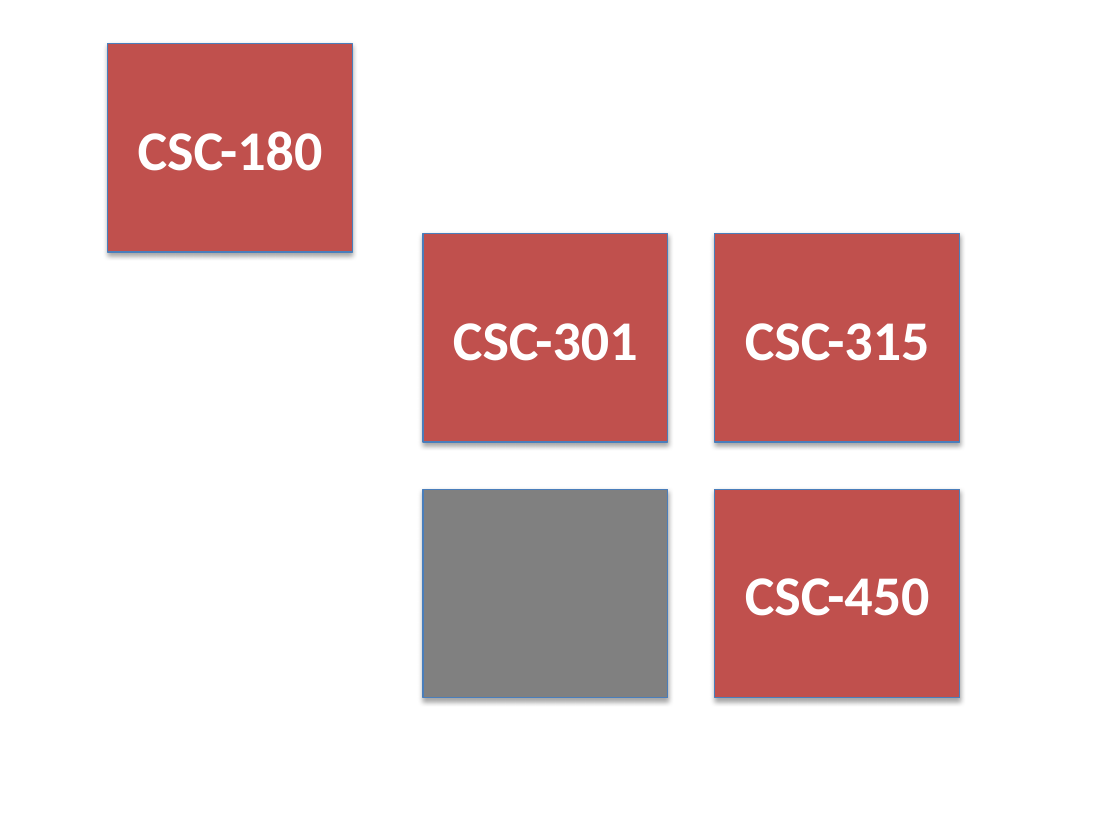
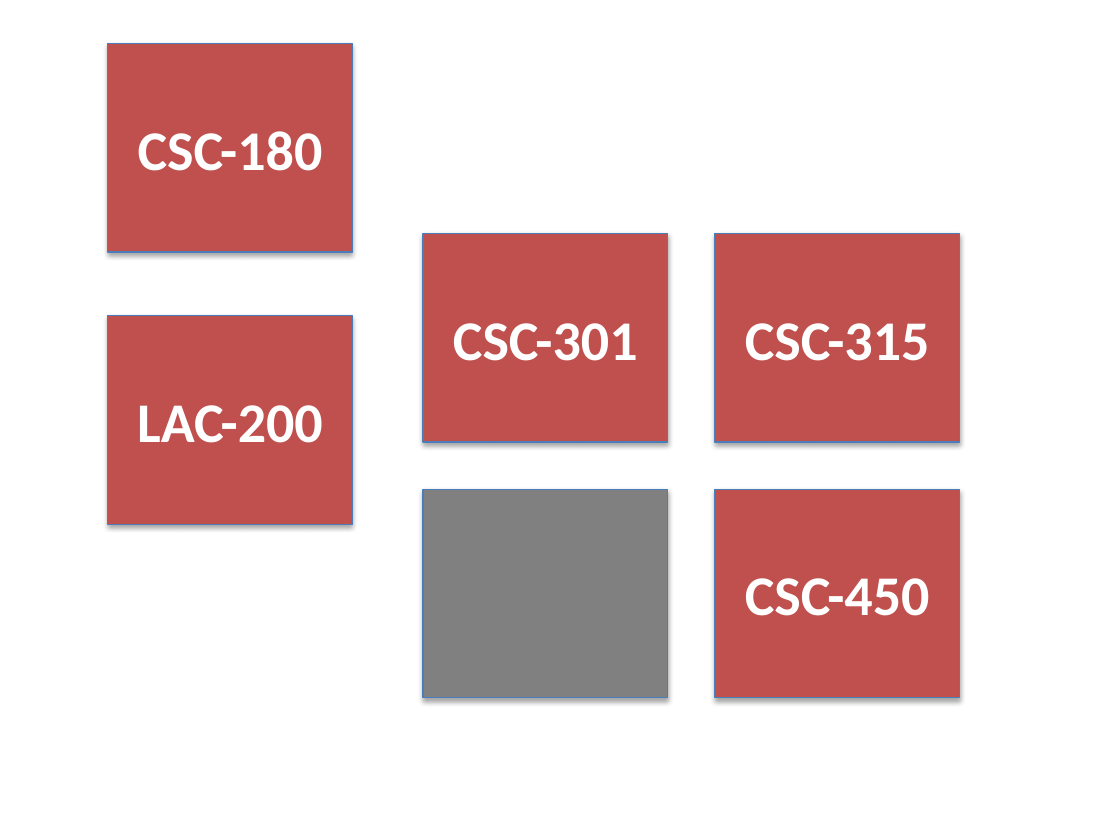
Before and after one commit to gdancik/gdancik.github.io, a slide deck: slide 1 of img/portfolio/img.pptx. Drawn at 1120x840 pixels with LibreOffice and Linux fonts; fonts in the diff are those of the drawing. Boxes give left, top, right and bottom in pixels: in the first picture for what was removed or moved away, otherwise in the second. Text is boxed around its words. In the diff, an @@ line names an element or a change of style, - is before the commit and + after.

```diff
--- a/img/portfolio/img.pptx
+++ b/img/portfolio/img.pptx
@@ rectangle added at [108,316,353,524], fill #C0504D, outline #4B7EBC 0.75 pt, 36 pt, text #FFFFFF, bold @@
+LAC-200
```
Also in this commit, not shown: 2 other files.
